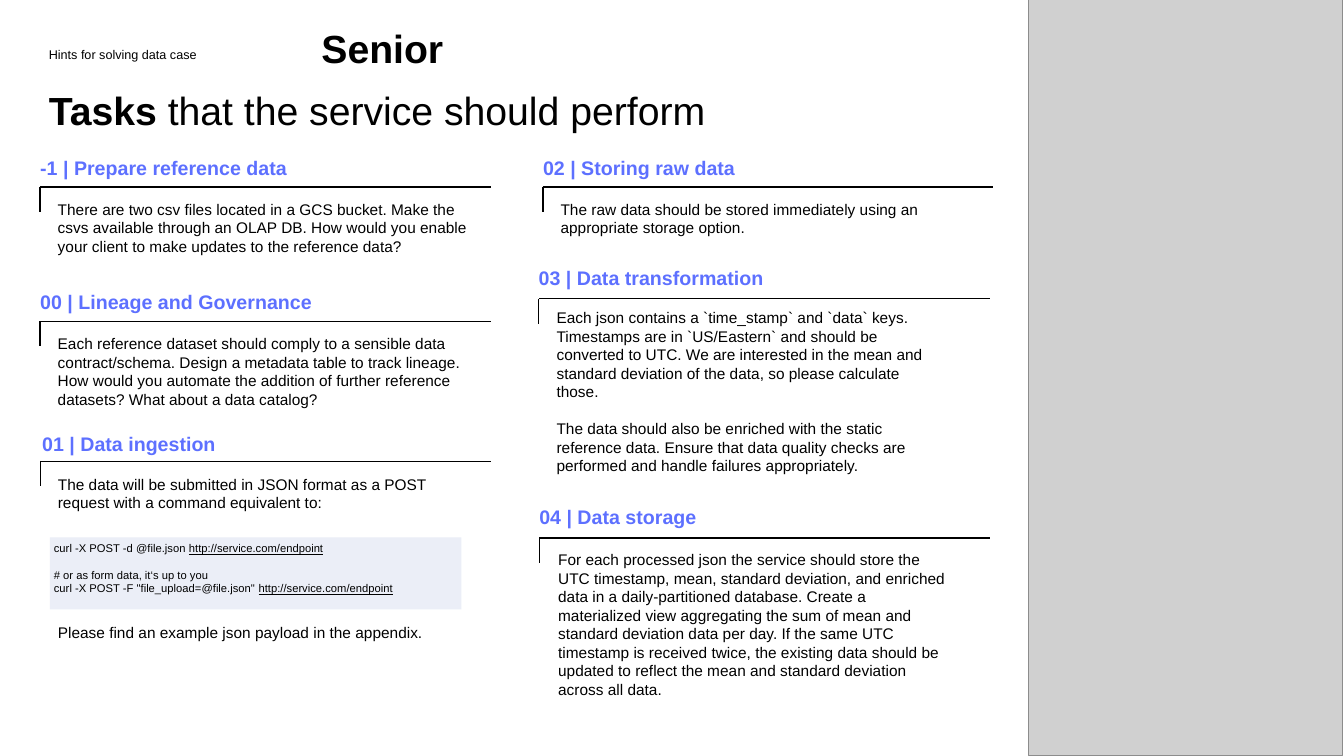
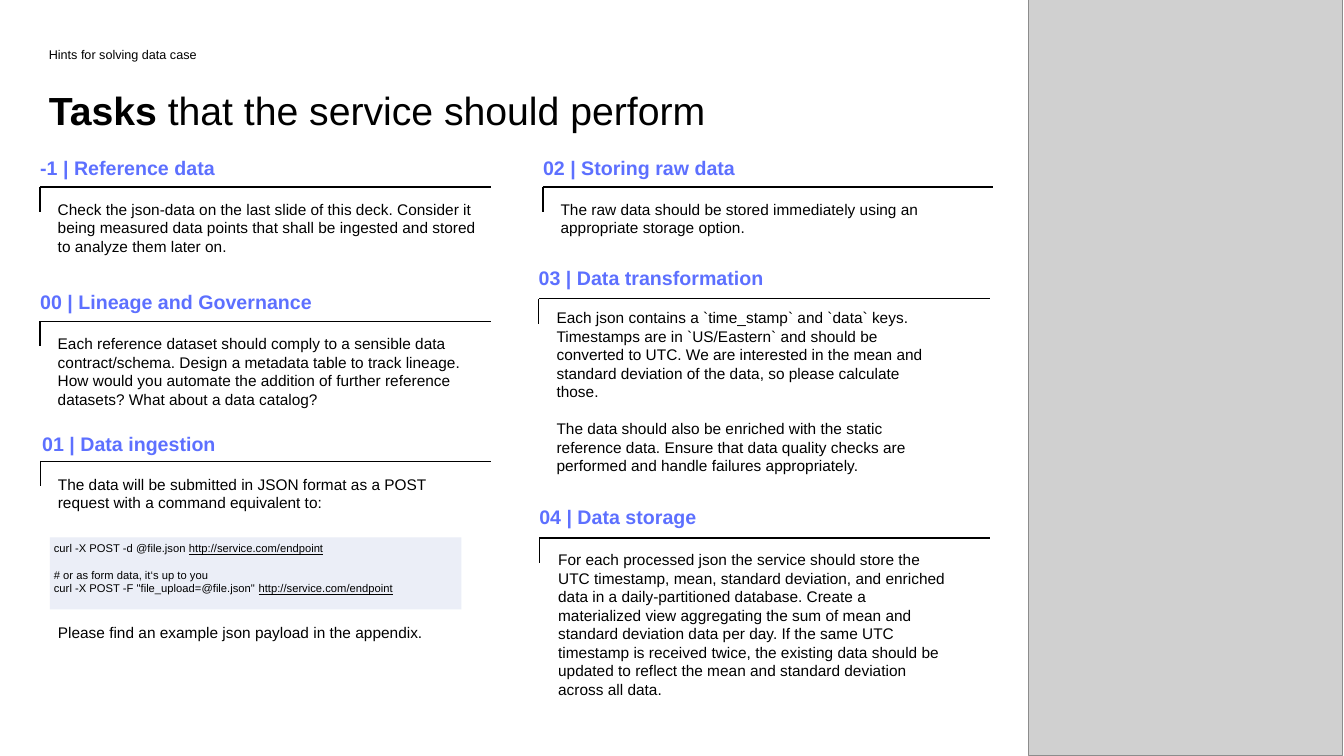
Before and after one commit to dhouha-hmem/Dropzone_Data_Engineering_project, a slide deck: slide 3 of Eraneos_Analytics_DE_dropzone_challenge.pptx. Drawn at 1344x756 pixels with LibreOffice and Linux fonts; fonts in the diff are those of the drawing; grey boxes stand for pictures; background and template pictures are left out. Boxes give left, top, right and bottom in pixels: in the first picture for what was removed or moved away, otherwise in the second. Text is boxed around its words. In the diff, an @@ line names an element or a change of style, - is before the commit and + after.

Commit message:
Changed the description for the json data

```diff
--- a/Eraneos_Analytics_DE_dropzone_challenge.pptx
+++ b/Eraneos_Analytics_DE_dropzone_challenge.pptx
@@ text removed at (x1=321, y1=34, x2=443, y2=64) @@
-Senior
@@ text at (x1=40, y1=161, x2=214, y2=175): text changed @@
--1 | Prepare reference data
+-1 | Reference data
@@ text at (x1=58, y1=204, x2=475, y2=255): text changed @@
-There are two csv files located in a GCS bucket. Make the csvs available through an OLAP DB. How would you enable your client to make updates to the reference data?
+Check the json-data on the last slide of this deck. Consider it being measured data points that shall be ingested and stored to analyze them later on.
```
Also in this commit, not shown: 2 other slides changed.
